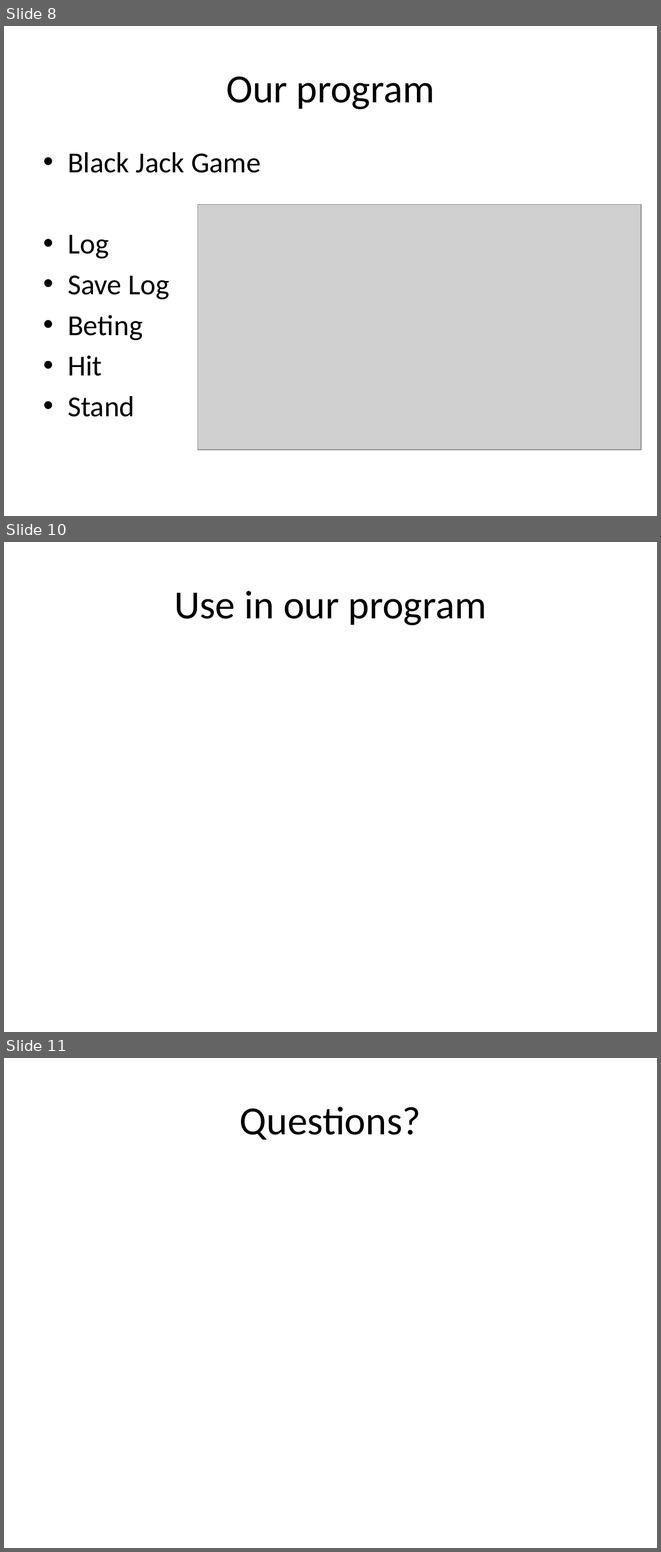
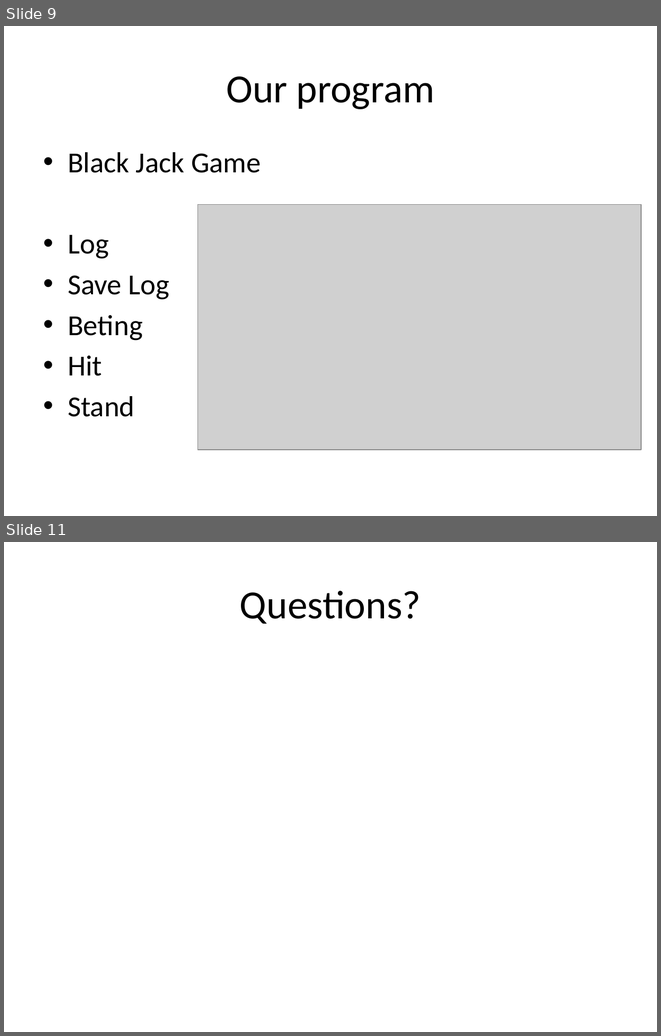
Before and after one commit to isurup/kalle-martin-group, a slide deck: OOPExam/03 Arrays and Collections.pptx. Shown one above the other, each under a label of ours: slides 8, 10 and 11 before the commit, slides 9 and 11 after it; the slides between them are not shown. The pictures are 661x1552 and 661x1036 pixels, drawn with LibreOffice and Linux fonts; fonts in the diff are those of the drawing; grey boxes stand for pictures. Boxes give left, top, right and bottom in pixels: in the first picture for what was removed or moved away, otherwise in the second. Text is boxed around its words. In the diff, an @@ line names an element or a change of style, - is before the commit and + after.

```diff
--- a/OOPExam/03 Arrays and Collections.pptx
+++ b/OOPExam/03 Arrays and Collections.pptx
@@ slide 10 removed at box(4, 542, 657, 1032), background #FFFFFF @@
@@ title removed at box(174, 591, 486, 625) @@
-Use in our program
@@ what was slide 8 is now slide 9 @@
```
Also in this commit, not shown: 3 slides changed, 5 slides added, 4 other slides removed.
